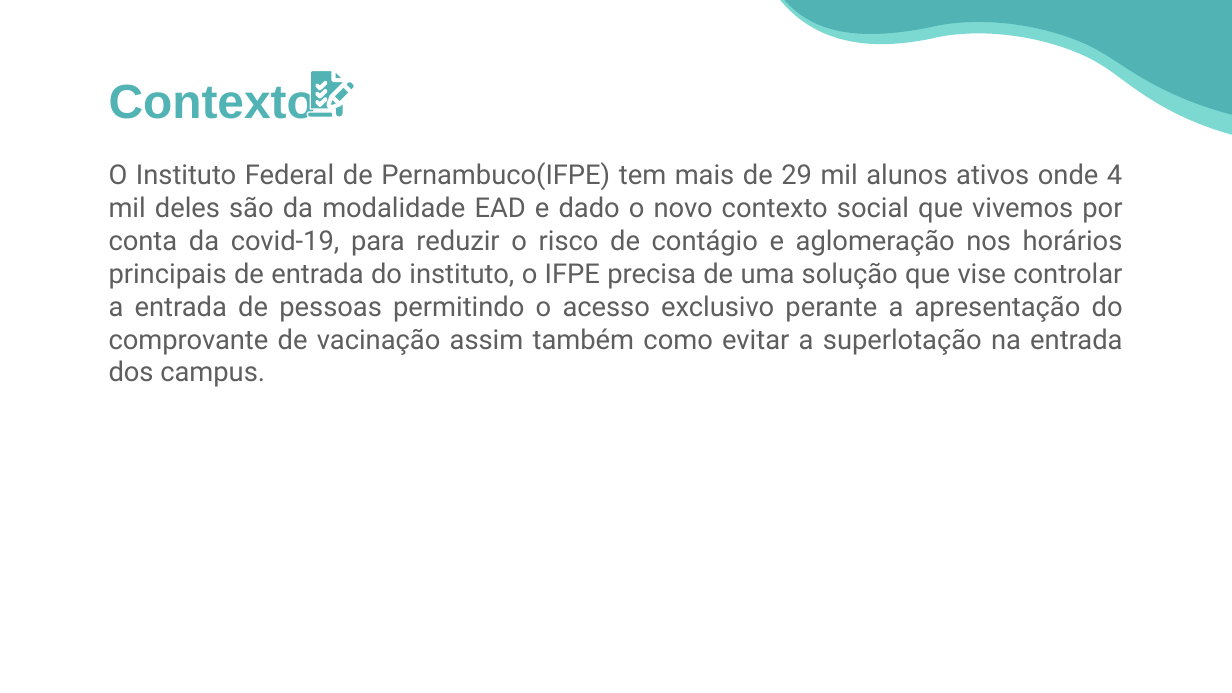
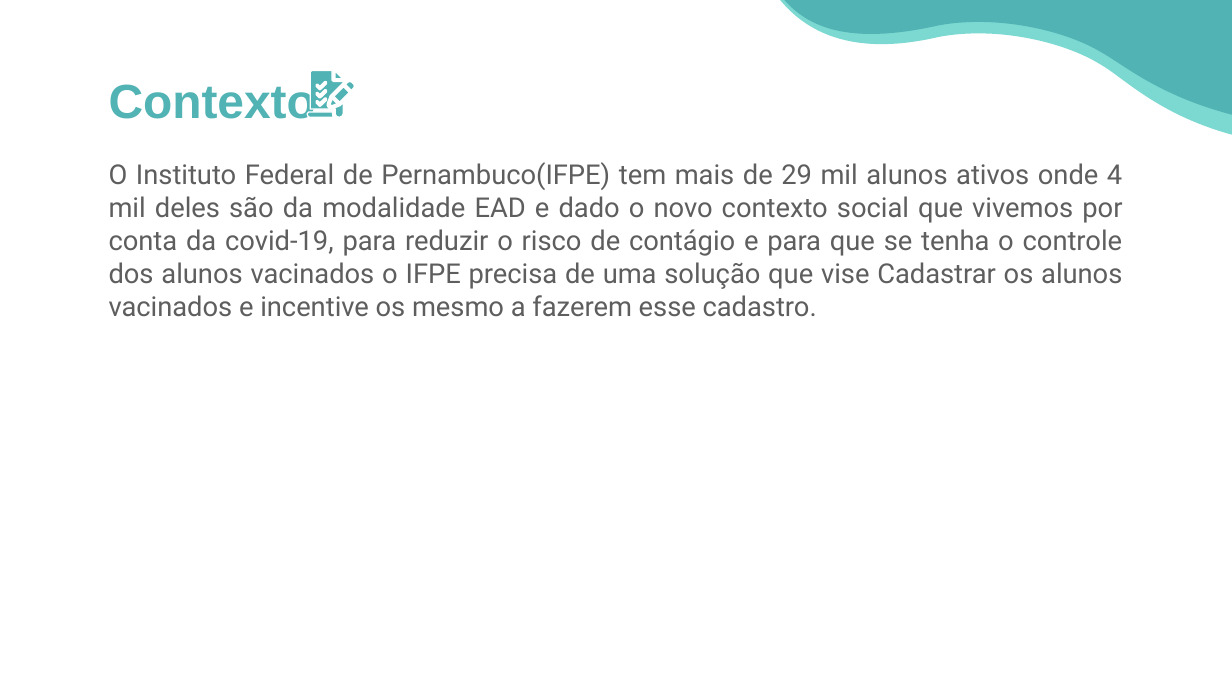
Before and after one commit to JulioCTavares/gestao-de-acesso, a slide deck: slide 2 of SGE/Kickoff/Vaccination Thesis Defense by Slidesgo.pptx. Drawn at 1232x693 pixels with LibreOffice and Linux fonts; fonts in the diff are those of the drawing. Boxes give left, top, right and bottom in pixels: in the first picture for what was removed or moved away, otherwise in the second. Text is boxed around its words. In the diff, an @@ line names an element or a change of style, - is before the commit and + after.

Commit message:
slide add

```diff
--- a/SGE/Kickoff/Vaccination Thesis Defense by Slidesgo.pptx
+++ b/SGE/Kickoff/Vaccination Thesis Defense by Slidesgo.pptx
@@ subtitle at (109,162,1123,317): text changed @@
-O Instituto Federal de Pernambuco(IFPE) tem mais de 29 mil alunos ativos onde 4 mil deles são da modalidade EAD e dado o novo contexto social que vivemos por conta da covid-19, para reduzir o risco de contágio e aglomeração nos horários principais de entrada do instituto, o IFPE precisa de uma solução que vise controlar a entrada de pessoas permitindo o acesso exclusivo perante a apresentação do comprovante de vacinação assim também como evitar a superlotação na entrada dos campus.
+O Instituto Federal de Pernambuco(IFPE) tem mais de 29 mil alunos ativos onde 4 mil deles são da modalidade EAD e dado o novo contexto social que vivemos por conta da covid-19, para reduzir o risco de contágio e para que se tenha o controle dos alunos vacinados o IFPE precisa de uma solução que vise Cadastrar os alunos vacinados e incentive os mesmo a fazerem esse cadastro.
```
Also in this commit, not shown: 5 other slides changed.
